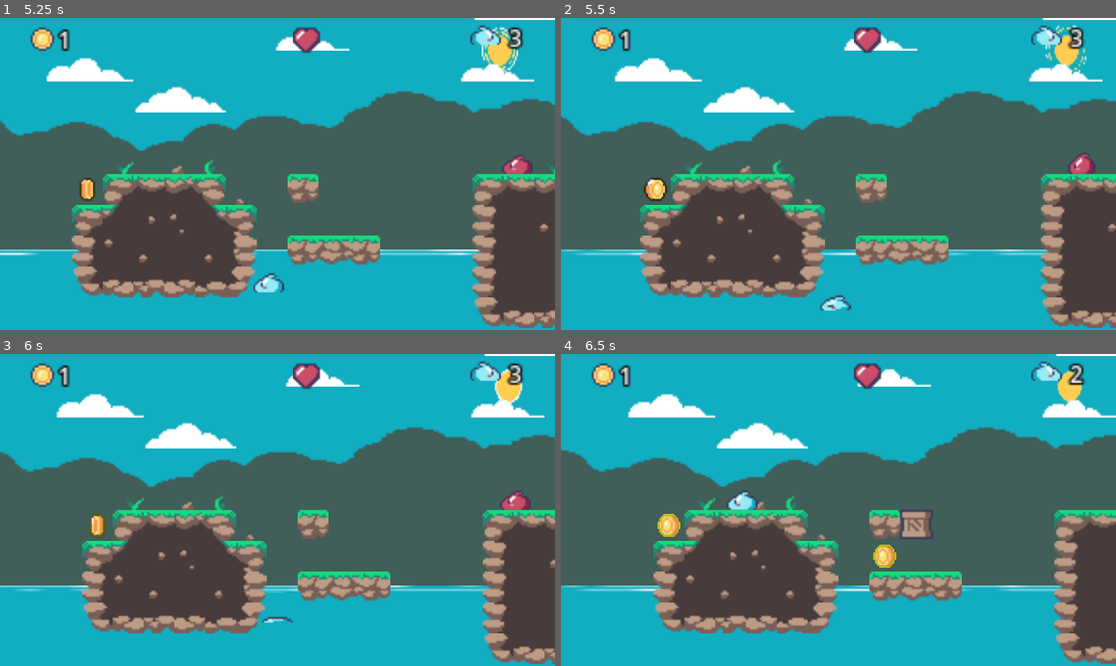
Above: before the commit, frames 1-4 (two rows, left to right).
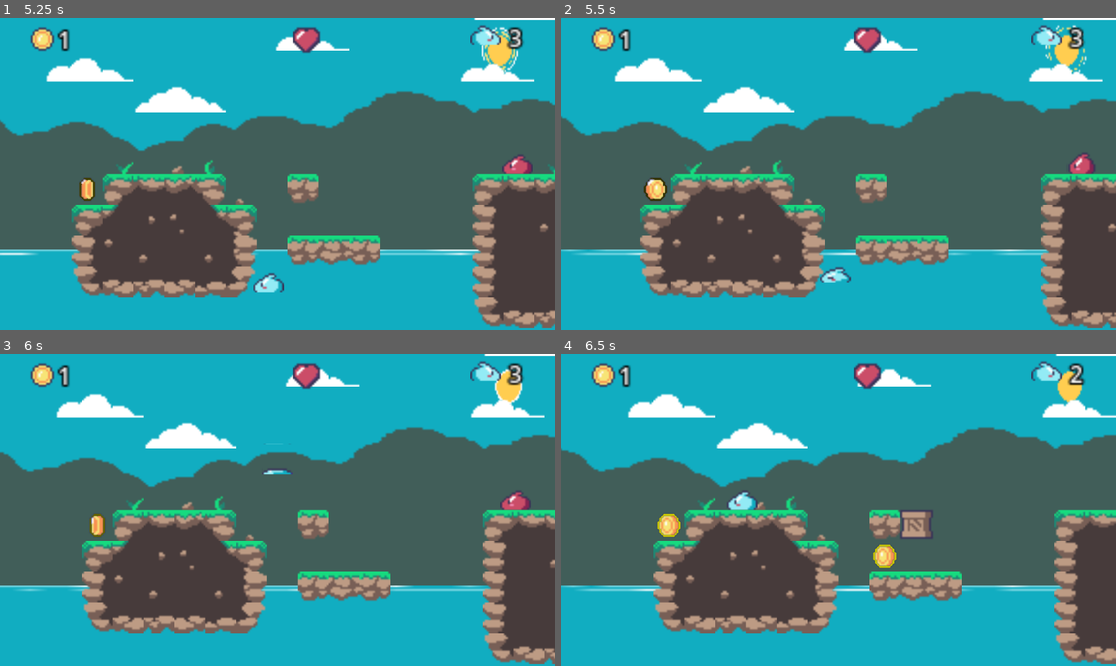
Above: after the commit, the same moments.

Repository: jacmba/godot-2d-platformer-game
Game: Godot game, scene res://scenes/world/menu.tscn
Two runs of this game, one before a commit and one after it. Both use one fixed random seed, a clock stepped at 60 frames per second and the inputs below.
Inputs (mouse positions are in pixels of both pictures, inside the frame that each line leads up to):
- Up to frame 1 (5.25 s): click "Start" at 0.5 s; tap Enter at 1.25 s; move the mouse to (399, 158) at 1.27 s; hold Right (move_right) 1.28-2 s; tap Space (jump) at 1.35, 1.52, 1.82, 3.05, 4.35, 4.52, 4.82 s; click (399, 158) at 1.42 s; drag from (166, 189) to (321, 220) at 2.02 s; move the mouse to (333, 105) at 2.77 s; hold Right (move_right) 2.78-3.5 s; tap Alt at 2.85 s; drag from (249, 236) to (527, 164) at 3.52 s; move the mouse to (444, 220) at 4.27 s; hold Left (move_left) 4.28-5 s; drag from (111, 127) to (194, 96) at 5.02 s
- Up to frame 2 (5.5 s): no input
- Up to frame 3 (6 s): move the mouse to (305, 510) at 5.77 s; hold Left (move_left) from 5.78 s (still down); tap Alt at 5.85 s; click (305, 510) at 5.92 s
- Up to frame 4 (6.5 s): keep holding Left (move_left); tap Space (jump) at 6.05 s

Frame 1 is identical in both runs. In frame 2, 0.4% of the frame differs, in the area x 46-53%, y 79-94%; in frame 3, 0.2%; in frame 4, nothing differs.

Commit message:
Sound FX

Diff:
--- a/scenes/packed/hud.tscn
+++ b/scenes/packed/hud.tscn
@@ -1,6 +1,7 @@
-[gd_scene load_steps=6 format=3 uid="uid://bs30511hnqtly"]
+[gd_scene load_steps=7 format=3 uid="uid://bs30511hnqtly"]
 
 [ext_resource type="Script" path="res://scripts/game.gd" id="1_00kdb"]
+[ext_resource type="AudioStream" uid="uid://djli1jq8odfd7" path="res://sound/coin_collect.wav" id="2_5sr67"]
 [ext_resource type="Texture2D" uid="uid://bbdfsjc0vrx5n" path="res://rocky_roads/Objects/coin_gold.png" id="2_78u1y"]
 [ext_resource type="PackedScene" uid="uid://bc83mrg1v51tq" path="res://scenes/packed/health_heart.tscn" id="3_lm8ed"]
 [ext_resource type="Texture2D" uid="uid://bt831vrq318j1" path="res://rocky_roads/Enemies/slime_blue.png" id="4_w862e"]
@@ -16,6 +17,7 @@
 scale = Vector2(4, 4)
 transform = Transform2D(4, 0, 0, 4, 600, 300)
 script = ExtResource("1_00kdb")
+coin_collect_sound = ExtResource("2_5sr67")
 
 [node name="CoinCounter" type="Label" parent="."]
 offset_left = -120.0
@@ -55,3 +57,5 @@
 text = "0"
 label_settings = SubResource("LabelSettings_20vpd")
 vertical_alignment = 1
+
+[node name="AudioStreamPlayer2D" type="AudioStreamPlayer2D" parent="."]
--- a/scenes/packed/item_box.tscn
+++ b/scenes/packed/item_box.tscn
@@ -1,7 +1,8 @@
-[gd_scene load_steps=9 format=3 uid="uid://c281wdt5k5cq1"]
+[gd_scene load_steps=10 format=3 uid="uid://c281wdt5k5cq1"]
 
 [ext_resource type="Script" path="res://scripts/item_box.gd" id="1_57qsv"]
 [ext_resource type="Texture2D" uid="uid://b5tsifg5m3ta" path="res://rocky_roads/Objects/crate.png" id="1_tn4nt"]
+[ext_resource type="AudioStream" uid="uid://cnerf55sf1ikb" path="res://sound/break_box.wav" id="2_5f2wk"]
 
 [sub_resource type="Animation" id="Animation_67lmv"]
 resource_name = "idle"
@@ -76,4 +77,7 @@
 position = Vector2(0, 8.5)
 shape = SubResource("RectangleShape2D_p3kwr")
 
+[node name="AudioStreamPlayer2D" type="AudioStreamPlayer2D" parent="."]
+stream = ExtResource("2_5f2wk")
+
 [connection signal="body_entered" from="BreakDetector" to="." method="_on_broken"]
--- a/scenes/packed/player.tscn
+++ b/scenes/packed/player.tscn
@@ -1,7 +1,10 @@
-[gd_scene load_steps=9 format=3 uid="uid://0pxk3tcg3l60"]
+[gd_scene load_steps=12 format=3 uid="uid://0pxk3tcg3l60"]
 
 [ext_resource type="Texture2D" uid="uid://bt831vrq318j1" path="res://rocky_roads/Enemies/slime_blue.png" id="1_3s1pi"]
 [ext_resource type="Script" path="res://scripts/player.gd" id="1_nct4o"]
+[ext_resource type="AudioStream" uid="uid://c6sj2wo6coqn" path="res://sound/jump.wav" id="2_o0gmm"]
+[ext_resource type="AudioStream" uid="uid://bptut8i1kp5lm" path="res://sound/hurt.wav" id="3_m1u4x"]
+[ext_resource type="AudioStream" uid="uid://bqtxfy28isi3i" path="res://sound/die.wav" id="4_mydld"]
 
 [sub_resource type="Animation" id="Animation_v7rqd"]
 length = 0.001
@@ -82,6 +85,9 @@
 z_index = 10
 collision_layer = 512
 script = ExtResource("1_nct4o")
+jump_sound = ExtResource("2_o0gmm")
+damage_sound = ExtResource("3_m1u4x")
+die_sound = ExtResource("4_mydld")
 
 [node name="Sprite2D" type="Sprite2D" parent="."]
 texture = ExtResource("1_3s1pi")
@@ -98,3 +104,5 @@
 [node name="CollisionShape2D" type="CollisionShape2D" parent="."]
 position = Vector2(0, 4.5)
 shape = SubResource("RectangleShape2D_0rm3u")
+
+[node name="AudioStreamPlayer" type="AudioStreamPlayer2D" parent="."]
--- a/scenes/packed/powerup_item.tscn
+++ b/scenes/packed/powerup_item.tscn
@@ -1,7 +1,8 @@
-[gd_scene load_steps=9 format=3 uid="uid://bmd3jeggncpr0"]
+[gd_scene load_steps=10 format=3 uid="uid://bmd3jeggncpr0"]
 
 [ext_resource type="Texture2D" uid="uid://cacjvq3bmsmha" path="res://rocky_roads/Objects/apple.png" id="1_jkono"]
 [ext_resource type="Script" path="res://scripts/powerup_item.gd" id="1_wsxb1"]
+[ext_resource type="AudioStream" uid="uid://cacfwfq6lmgi6" path="res://sound/powerup.wav" id="3_yt4pr"]
 
 [sub_resource type="RectangleShape2D" id="RectangleShape2D_dw02b"]
 size = Vector2(16, 16)
@@ -106,4 +107,7 @@
 "": SubResource("AnimationLibrary_pytem")
 }
 
+[node name="AudioStreamPlayer2D" type="AudioStreamPlayer2D" parent="."]
+stream = ExtResource("3_yt4pr")
+
 [connection signal="body_entered" from="Sprite2D/Area2D" to="." method="_on_powerup_collected"]
--- a/scenes/packed/slime_enemy.tscn
+++ b/scenes/packed/slime_enemy.tscn
@@ -1,11 +1,11 @@
-[gd_scene load_steps=10 format=3 uid="uid://bki6p1fgynypd"]
+[gd_scene load_steps=11 format=3 uid="uid://bki6p1fgynypd"]
 
 [ext_resource type="Texture2D" uid="uid://c8dgf5i1qskgi" path="res://rocky_roads/Enemies/slime_red.png" id="1_p4746"]
 [ext_resource type="Script" path="res://scripts/pingpong_enemy.gd" id="1_rj8pr"]
+[ext_resource type="AudioStream" uid="uid://dbn45ft5pp1sn" path="res://sound/squash.wav" id="2_fey7a"]
 
-[sub_resource type="Animation" id="Animation_k2n1y"]
-resource_name = "idle"
-length = 0.1
+[sub_resource type="Animation" id="Animation_v6e77"]
+length = 0.001
 tracks/0/type = "value"
 tracks/0/imported = false
 tracks/0/enabled = true
@@ -19,8 +19,25 @@
 "values": [0]
 }
 
-[sub_resource type="Animation" id="Animation_v6e77"]
-length = 0.001
+[sub_resource type="Animation" id="Animation_jpntd"]
+resource_name = "die"
+length = 0.5
+tracks/0/type = "value"
+tracks/0/imported = false
+tracks/0/enabled = true
+tracks/0/path = NodePath(".:frame")
+tracks/0/interp = 1
+tracks/0/loop_wrap = true
+tracks/0/keys = {
+"times": PackedFloat32Array(0, 0.1, 0.3, 0.4),
+"transitions": PackedFloat32Array(1, 1, 1, 1),
+"update": 1,
+"values": [3, 4, 5, 6]
+}
+
+[sub_resource type="Animation" id="Animation_k2n1y"]
+resource_name = "idle"
+length = 0.1
 tracks/0/type = "value"
 tracks/0/imported = false
 tracks/0/enabled = true
@@ -51,22 +68,6 @@
 "values": [0, 1, 2, 3]
 }
 
-[sub_resource type="Animation" id="Animation_jpntd"]
-resource_name = "die"
-length = 0.5
-tracks/0/type = "value"
-tracks/0/imported = false
-tracks/0/enabled = true
-tracks/0/path = NodePath(".:frame")
-tracks/0/interp = 1
-tracks/0/loop_wrap = true
-tracks/0/keys = {
-"times": PackedFloat32Array(0, 0.1, 0.3, 0.4),
-"transitions": PackedFloat32Array(1, 1, 1, 1),
-"update": 1,
-"values": [3, 4, 5, 6]
-}
-
 [sub_resource type="AnimationLibrary" id="AnimationLibrary_jhdmi"]
 _data = {
 "RESET": SubResource("Animation_v6e77"),
@@ -85,6 +86,7 @@
 collision_layer = 2
 script = ExtResource("1_rj8pr")
 speed = 500
+squash_sound = ExtResource("2_fey7a")
 
 [node name="Sprite2D" type="Sprite2D" parent="."]
 z_index = 5
@@ -126,5 +128,7 @@
 position = Vector2(0, 2.5)
 shape = SubResource("RectangleShape2D_3hyrn")
 
+[node name="AudioStreamPlayer2D" type="AudioStreamPlayer2D" parent="."]
+
 [connection signal="body_entered" from="WallDetector" to="." method="_on_change_dir"]
 [connection signal="body_entered" from="PlayerDetector" to="." method="_on_player_detected"]
--- a/scenes/world/stage2.tscn
+++ b/scenes/world/stage2.tscn
@@ -406,7 +406,7 @@
 [node name="Items" type="Node" parent="Stage/Objects"]
 
 [node name="ItemPowerup" parent="Stage/Objects/Items" instance=ExtResource("14_nnfsg")]
-position = Vector2(88, -64)
+position = Vector2(192, -5)
 item = ExtResource("13_ym4k8")
 
 [node name="ItemBoxEmpty" parent="Stage/Objects/Items" instance=ExtResource("14_nnfsg")]
@@ -414,6 +414,9 @@
 
 [node name="ItemBoxEmpty2" parent="Stage/Objects/Items" instance=ExtResource("14_nnfsg")]
 position = Vector2(224, 16)
+
+[node name="ItemBoxEmpty4" parent="Stage/Objects/Items" instance=ExtResource("14_nnfsg")]
+position = Vector2(88, -64)
 
 [node name="ItemBoxEmpty3" parent="Stage/Objects/Items" instance=ExtResource("14_nnfsg")]
 position = Vector2(240, 16)
--- a/scenes/world/stage3.tscn
+++ b/scenes/world/stage3.tscn
@@ -13,6 +13,7 @@
 [ext_resource type="PackedScene" uid="uid://cjj0s16uapswj" path="res://scenes/packed/coin.tscn" id="10_xgq10"]
 [ext_resource type="PackedScene" uid="uid://0pxk3tcg3l60" path="res://scenes/packed/player.tscn" id="11_k5ejf"]
 [ext_resource type="PackedScene" uid="uid://c281wdt5k5cq1" path="res://scenes/packed/item_box.tscn" id="13_713dt"]
+[ext_resource type="PackedScene" uid="uid://bmd3jeggncpr0" path="res://scenes/packed/powerup_item.tscn" id="14_efxwp"]
 [ext_resource type="PackedScene" uid="uid://bs30511hnqtly" path="res://scenes/packed/hud.tscn" id="14_hayqj"]
 [ext_resource type="PackedScene" uid="uid://7a8nvmpe835v" path="res://scenes/packed/saw.tscn" id="14_k8jp1"]
 [ext_resource type="PackedScene" uid="uid://bki6p1fgynypd" path="res://scenes/packed/slime_enemy.tscn" id="15_618wg"]
@@ -466,6 +467,7 @@
 
 [node name="ItemBox" parent="Stage/Objects/Items" instance=ExtResource("13_713dt")]
 position = Vector2(96, 8)
+item = ExtResource("14_efxwp")
 
 [node name="ItemBox2" parent="Stage/Objects/Items" instance=ExtResource("13_713dt")]
 position = Vector2(112, 8)
--- a/scripts/game.gd
+++ b/scripts/game.gd
@@ -2,9 +2,12 @@
 
 class_name Game
 
+@export var coin_collect_sound: AudioStream
+
 @onready var coin_counter: Label = $CoinCounter
 @onready var gameData: GameData = GameData.getInstance()
 @onready var lives_counter: Label = $LivesCounter
+@onready var player: AudioStreamPlayer2D = $AudioStreamPlayer2D
 
 func _ready():
 	gameData.restoreLevel()
@@ -27,6 +30,7 @@
 	get_tree().change_scene_to_file("res://scenes/world/menu.tscn")
 
 func _on_coin_collected():
+	playStream(coin_collect_sound)
 	gameData.collectCoin()
 	updateCounters()
 
@@ -59,3 +63,7 @@
 func _on_powerup(power):
 	gameData.powerup(power)
 	updateCounters()
+
+func playStream(stream: AudioStream):
+	player.stream = stream
+	player.play()
--- a/scripts/item_box.gd
+++ b/scripts/item_box.gd
@@ -5,10 +5,12 @@
 @export var item: PackedScene = null
 
 @onready var anim: AnimationPlayer = $AnimationPlayer
+@onready var player: AudioStreamPlayer2D = $AudioStreamPlayer2D
 
 func _on_broken(body):
 	if body.velocity.y < -0.1:
 		anim.play("break")
+		player.play()
 		await anim.animation_finished
 		if item != null:
 			var item_instance = item.instantiate()
--- a/scripts/pingpong_enemy.gd
+++ b/scripts/pingpong_enemy.gd
@@ -16,11 +16,13 @@
 const DAMAGE: int = 1
 
 @export var speed = 2000
+@export var squash_sound: AudioStream
 
 @onready var anim: AnimationPlayer = $AnimationPlayer
 @onready var ray: = $RayCast2D
 @onready var playerDetector: Area2D = $PlayerDetector
 @onready var wallDetector: Area2D = $WallDetector
+@onready var audio_player: AudioStreamPlayer2D = $AudioStreamPlayer2D
 
 var direction: Direction = Direction.LEFT
 var status: EnemyStatus = EnemyStatus.WALKING
@@ -42,6 +44,8 @@
 
 	var player: CharacterBody2D = body as CharacterBody2D
 	if player.velocity.y > 0:
+		audio_player.stream = squash_sound
+		audio_player.play()
 		status = EnemyStatus.DYING
 		anim.play("die")
 		player.velocity.y = -200
--- a/scripts/player.gd
+++ b/scripts/player.gd
@@ -10,6 +10,11 @@
 var motion: float
 var dead: bool
 
+@export var jump_sound: AudioStream
+@export var damage_sound: AudioStream
+@export var die_sound: AudioStream
+
+@onready var player: AudioStreamPlayer2D = $AudioStreamPlayer
 
 # Called when the node enters the scene tree for the first time.
 func _ready():
@@ -46,6 +51,8 @@
 
 	if not dead and Input.is_action_just_pressed("jump") and is_on_floor():
 		velocity.y = -jump_force
+		player.stream = jump_sound
+		player.play()
 
 func _on_dead():
 	die()
@@ -57,10 +64,14 @@
 	dead = true
 	motion = 0
 	remove_child($CollisionShape2D)
-	velocity.y = -jump_force
+	velocity.y = -jump_force * 1.5
+	player.stream = die_sound
+	player.play()
 	$AnimationPlayer.play("die")
 
 func _on_damaged(_damage, pos):
 	velocity.y = -jump_force
 	motion = pos * 3
 	$AnimationPlayer.play("idle")
+	player.stream = damage_sound
+	player.play()
--- a/scripts/powerup_item.gd
+++ b/scripts/powerup_item.gd
@@ -8,6 +8,7 @@
 @onready var anim: AnimationPlayer = $AnimationPlayer
 @onready var sprite: Sprite2D = $Sprite2D
 @onready var area: Area2D = $Sprite2D/Area2D
+@onready var player: AudioStreamPlayer2D = $AudioStreamPlayer2D
 
 func _init():
 	if force_sprite != null:
@@ -17,5 +18,6 @@
 	area.set_process(false)
 	anim.play("powerup")
 	get_tree().call_group("powerup_listeners", "_on_powerup", power)
+	player.play()
 	await anim.animation_finished
 	queue_free()
Not shown: 1 places in scenes/world/stage3.tscn that only renumber resources
Not shown, added: sound/break_box.wav.import
Not shown, added: sound/coin_collect.wav.import
Not shown, added: sound/die.wav.import
Not shown, added: sound/hurt.wav.import
Not shown, added: sound/jump.wav.import
Not shown, added: sound/powerup.wav.import
Not shown, added: sound/squash.wav.import
Not shown, added: sound/break_box.wav
Not shown, added: sound/coin_collect.wav
Not shown, added: sound/die.wav
Not shown, added: sound/hurt.wav
(and 3 more such lines)
